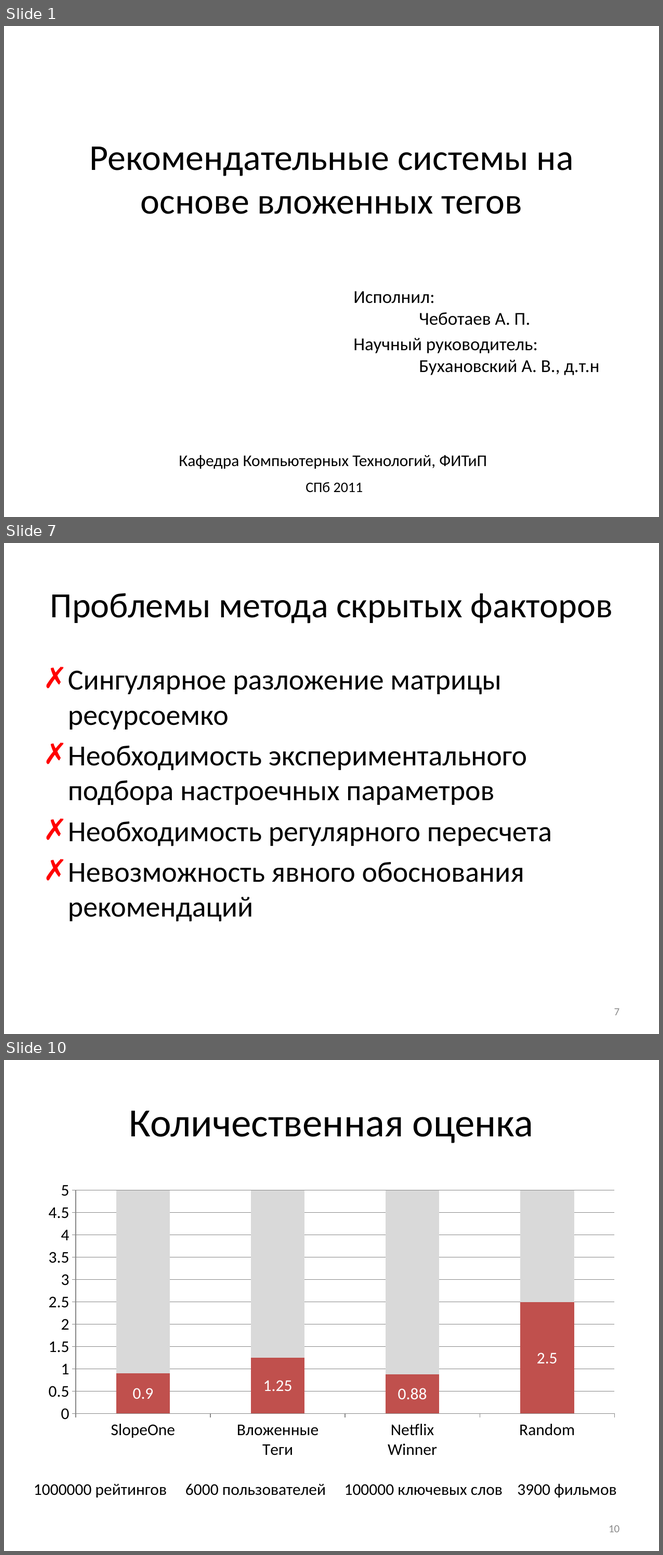
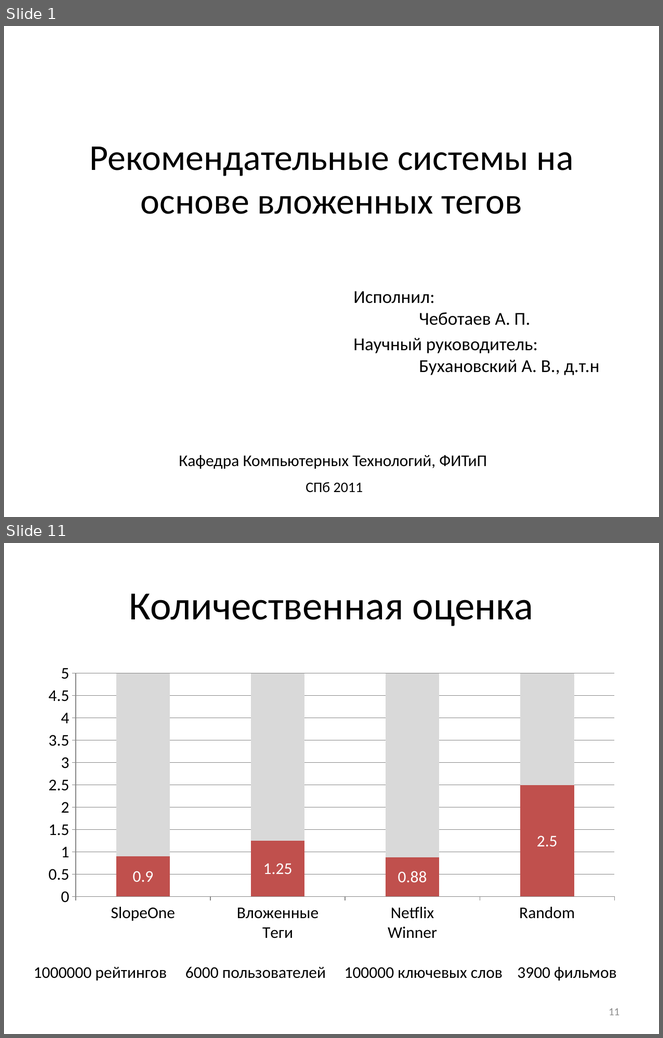
Before and after one commit to Otann/diploma, a slide deck: slides.pptx. Shown one above the other, each under a label of ours: slides 1, 7 and 10 before the commit, slides 1 and 11 after it; the slides between them are not shown. The pictures are 663x1555 and 663x1038 pixels, drawn with LibreOffice and Linux fonts; fonts in the diff are those of the drawing. Boxes give left, top, right and bottom in pixels: in the first picture for what was removed or moved away, otherwise in the second. Text is boxed around its words. In the diff, an @@ line names an element or a change of style, - is before the commit and + after.

```diff
--- a/slides.pptx
+++ b/slides.pptx
@@ slide 7 removed at (4,543,659,1034), background #FFFFFF @@
@@ title removed at (50,593,613,624) @@
-Проблемы метода скрытых факторов
@@ text removed at (68,670,552,922) @@
-✗ Сингулярное разложение матрицы ресурсоемко
-✗ Необходимость экспериментального подбора настроечных параметров
-✗ Необходимость регулярного пересчета
-✗ Невозможность явного обоснования рекомендаций
@@ page number removed at (614,1008,620,1016) @@
-7
@@ what was slide 10 is now slide 11 @@
@@ page number at (609,1008,620,1016): text changed @@
-10
+11
```
Also in this commit, not shown: 2 slides changed, 9 slides added, 7 other slides removed, 12 other files.
